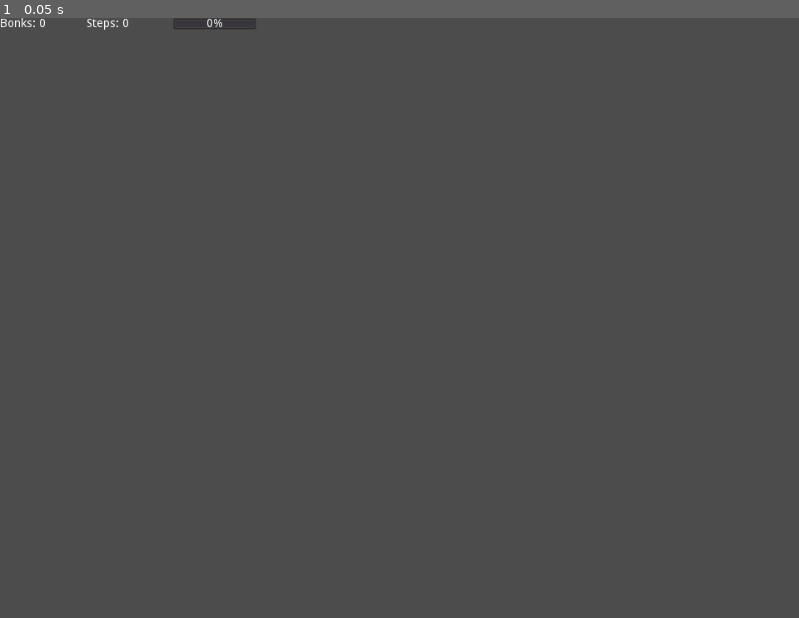
Above: before the commit, frame 1.
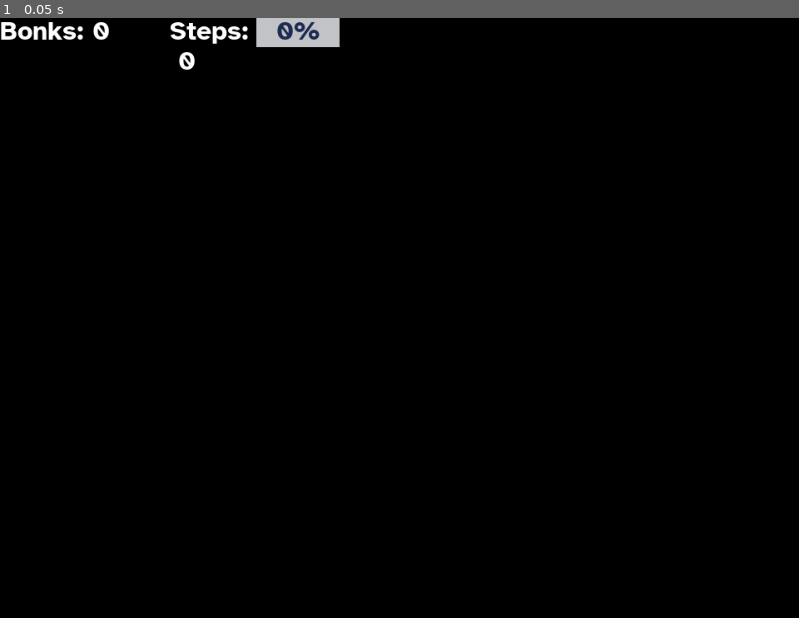
Above: after the commit, the same moment.

Repository: DevinPentecost/gmtkjam-2021
Game: Godot game, scene res://objects/game/GUI.tscn
Two runs of this game, one before a commit and one after it. Both use one fixed random seed, a clock stepped at 60 frames per second and the inputs below. This scene is started directly instead of the project's main scene.
Inputs:
- Up to frame 1 (0.05 s): no input

The runs differ from the first frame. In frame 1, 100% of the frame differs, in the area x 0-100%, y 0-100%.

Commit message:
starter sprites

Diff:
--- a/project/objects/game/GUI.gd
+++ b/project/objects/game/GUI.gd
@@ -12,4 +12,5 @@
 	var minutes = int(time / 60)
 	var seconds = int(time / 1)
 	var milliseconds = int(time*1000) % 1000
-	_time.text = str(minutes) + ':' + str(seconds) + ':' + str(milliseconds)
+	var timetext = "%02d:%02d" % [minutes, seconds]
+	_time.text = timetext + '.' + str(milliseconds).left(2)
--- a/project/objects/game/GUI.tscn
+++ b/project/objects/game/GUI.tscn
@@ -1,6 +1,13 @@
-[gd_scene load_steps=2 format=2]
+[gd_scene load_steps=5 format=2]
 
 [ext_resource path="res://objects/game/GUI.gd" type="Script" id=1]
+[ext_resource path="res://objects/game/gamefont.tres" type="DynamicFont" id=2]
+
+[sub_resource type="StyleBoxFlat" id=1]
+bg_color = Color( 1, 0.92549, 0.152941, 1 )
+
+[sub_resource type="StyleBoxFlat" id=2]
+bg_color = Color( 0.760784, 0.764706, 0.780392, 1 )
 
 [node name="GUI" type="CanvasLayer"]
 script = ExtResource( 1 )
@@ -12,28 +19,35 @@
 }
 
 [node name="BonkCounter" type="RichTextLabel" parent="HBoxContainer"]
-margin_right = 100.0
+margin_right = 200.0
 margin_bottom = 100.0
-rect_min_size = Vector2( 100, 100 )
+rect_min_size = Vector2( 200, 100 )
+custom_fonts/normal_font = ExtResource( 2 )
 text = "Bonks: 0"
 fit_content_height = true
 
 [node name="StepCounter" type="RichTextLabel" parent="HBoxContainer"]
-margin_left = 104.0
-margin_right = 204.0
+margin_left = 204.0
+margin_right = 304.0
 margin_bottom = 100.0
 rect_min_size = Vector2( 100, 100 )
+custom_fonts/normal_font = ExtResource( 2 )
 text = "Steps: 0"
 fit_content_height = true
 
 [node name="Progress" type="ProgressBar" parent="HBoxContainer"]
-margin_left = 208.0
-margin_right = 308.0
-margin_bottom = 14.0
+margin_left = 308.0
+margin_right = 408.0
+margin_bottom = 35.0
 rect_min_size = Vector2( 100, 0 )
+custom_styles/fg = SubResource( 1 )
+custom_styles/bg = SubResource( 2 )
+custom_fonts/font = ExtResource( 2 )
+custom_colors/font_color = Color( 0.113725, 0.168627, 0.32549, 1 )
 
 [node name="Time" type="RichTextLabel" parent="HBoxContainer"]
-margin_left = 312.0
-margin_right = 512.0
+margin_left = 412.0
+margin_right = 612.0
 margin_bottom = 100.0
 rect_min_size = Vector2( 200, 0 )
+custom_fonts/normal_font = ExtResource( 2 )
--- a/project/objects/game/Game.tscn
+++ b/project/objects/game/Game.tscn
@@ -6,13 +6,15 @@
 [ext_resource path="res://objects/game/WalkerCam.tscn" type="PackedScene" id=4]
 [ext_resource path="res://objects/game/GUI.tscn" type="PackedScene" id=5]
 [ext_resource path="res://objects/game/Game.gd" type="Script" id=6]
+[ext_resource path="res://objects/game/bgboard.png" type="Texture" id=7]
 
 [node name="Game" type="Node2D"]
 script = ExtResource( 6 )
 
 [node name="WalkerCam" parent="." instance=ExtResource( 4 )]
-position = Vector2( -431.773, -215.887 )
+position = Vector2( 81.227, 27.113 )
 current = true
+zoom = Vector2( 0.2, 0.2 )
 
 [node name="Walker" parent="." instance=ExtResource( 1 )]
 position = Vector2( 35.483, 24.0897 )
@@ -31,6 +33,12 @@
 
 [node name="GUI" parent="." instance=ExtResource( 5 )]
 
+[node name="background" type="Sprite" parent="."]
+position = Vector2( 115.88, 55.5591 )
+scale = Vector2( 0.4, 0.4 )
+z_index = -1
+texture = ExtResource( 7 )
+
 [connection signal="hit_goal" from="Walker" to="." method="_on_Walker_hit_goal"]
 [connection signal="hit_wall" from="Walker" to="." method="_on_Walker_hit_wall"]
 [connection signal="step" from="Walker" to="." method="_on_Walker_step"]
--- a/project/objects/game/WalkerCam.gd
+++ b/project/objects/game/WalkerCam.gd
@@ -2,8 +2,9 @@
 
 export(float) var speed = 0.1
 onready var target: Walker = get_tree().get_nodes_in_group("walker")[0]
-
+var target_zoom = Vector2(0.5,0.5)
 
 func _process(delta):
-
+	if target.find_node("AnimatedSprite").get_animation() != "sleep": # don't know how to do this, zoom out on first input
+		zoom = lerp(zoom, target_zoom, speed/10)
 	global_position = lerp(global_position, target.center_position.global_position, speed)
--- /dev/null
+++ b/project/objects/game/gamefont.tres
@@ -0,0 +1,7 @@
+[gd_resource type="DynamicFont" load_steps=2 format=2]
+
+[ext_resource path="res://objects/game/Atkinson-Hyperlegible-Bold-102.otf" type="DynamicFontData" id=1]
+
+[resource]
+size = 32
+font_data = ExtResource( 1 )
--- a/project/objects/player/Anchor.tscn
+++ b/project/objects/player/Anchor.tscn
@@ -1,15 +1,105 @@
-[gd_scene load_steps=6 format=2]
+[gd_scene load_steps=19 format=2]
 
 [ext_resource path="res://objects/player/AnchorShape2d.tres" type="Shape2D" id=1]
-[ext_resource path="res://icon.png" type="Texture" id=2]
+[ext_resource path="res://objects/player/charsheet.png" type="Texture" id=2]
 [ext_resource path="res://objects/player/Anchor.gd" type="Script" id=3]
 [ext_resource path="res://objects/player/indicator.png" type="Texture" id=4]
 
-[sub_resource type="SpriteFrames" id=1]
+[sub_resource type="AtlasTexture" id=1]
+flags = 4
+atlas = ExtResource( 2 )
+region = Rect2( 266, 532, 266, 266 )
+
+[sub_resource type="AtlasTexture" id=2]
+flags = 4
+atlas = ExtResource( 2 )
+region = Rect2( 532, 266, 266, 266 )
+
+[sub_resource type="AtlasTexture" id=3]
+flags = 4
+atlas = ExtResource( 2 )
+region = Rect2( 0, 532, 266, 266 )
+
+[sub_resource type="AtlasTexture" id=4]
+flags = 4
+atlas = ExtResource( 2 )
+region = Rect2( 266, 532, 266, 266 )
+
+[sub_resource type="AtlasTexture" id=5]
+flags = 4
+atlas = ExtResource( 2 )
+region = Rect2( 532, 266, 266, 266 )
+
+[sub_resource type="AtlasTexture" id=6]
+flags = 4
+atlas = ExtResource( 2 )
+region = Rect2( 266, 532, 266, 266 )
+
+[sub_resource type="AtlasTexture" id=7]
+flags = 4
+atlas = ExtResource( 2 )
+region = Rect2( 266, 266, 266, 266 )
+
+[sub_resource type="AtlasTexture" id=8]
+flags = 4
+atlas = ExtResource( 2 )
+region = Rect2( 0, 0, 266, 266 )
+
+[sub_resource type="AtlasTexture" id=9]
+flags = 4
+atlas = ExtResource( 2 )
+region = Rect2( 266, 0, 266, 266 )
+
+[sub_resource type="AtlasTexture" id=10]
+flags = 4
+atlas = ExtResource( 2 )
+region = Rect2( 532, 0, 266, 266 )
+
+[sub_resource type="AtlasTexture" id=11]
+flags = 4
+atlas = ExtResource( 2 )
+region = Rect2( 0, 266, 266, 266 )
+
+[sub_resource type="AtlasTexture" id=12]
+flags = 4
+atlas = ExtResource( 2 )
+region = Rect2( 266, 532, 266, 266 )
+
+[sub_resource type="AtlasTexture" id=13]
+flags = 4
+atlas = ExtResource( 2 )
+region = Rect2( 532, 532, 266, 266 )
+
+[sub_resource type="SpriteFrames" id=14]
 animations = [ {
-"frames": [ ExtResource( 2 ) ],
+"frames": [ SubResource( 1 ) ],
 "loop": true,
 "name": "default",
+"speed": 5.0
+}, {
+"frames": [ SubResource( 2 ), SubResource( 3 ), SubResource( 4 ) ],
+"loop": false,
+"name": "wake",
+"speed": 5.0
+}, {
+"frames": [ SubResource( 5 ) ],
+"loop": true,
+"name": "sleep",
+"speed": 5.0
+}, {
+"frames": [ SubResource( 6 ), SubResource( 7 ) ],
+"loop": false,
+"name": "inactive",
+"speed": 5.0
+}, {
+"frames": [ SubResource( 8 ), SubResource( 9 ), SubResource( 10 ), SubResource( 11 ) ],
+"loop": true,
+"name": "walk",
+"speed": 8.0
+}, {
+"frames": [ SubResource( 12 ), SubResource( 13 ), SubResource( 12 ) ],
+"loop": true,
+"name": "activate",
 "speed": 5.0
 } ]
 
@@ -17,13 +107,16 @@
 "anchor",
 ]]
 script = ExtResource( 3 )
+highlight_color = Color( 1, 1, 1, 1 )
+dull_color = Color( 0.94902, 0.94902, 0.94902, 1 )
 
 [node name="CollisionShape2D" type="CollisionShape2D" parent="."]
 shape = ExtResource( 1 )
 
 [node name="AnimatedSprite" type="AnimatedSprite" parent="."]
-scale = Vector2( 0.35, 0.35 )
-frames = SubResource( 1 )
+scale = Vector2( 0.2, 0.2 )
+frames = SubResource( 14 )
+animation = "wake"
 
 [node name="Indicator" type="Sprite" parent="."]
 visible = false
--- a/project/objects/player/Walker.gd
+++ b/project/objects/player/Walker.gd
@@ -16,6 +16,7 @@
 var rotate_direction = RotateDirection.CLOCKWISE
 var rotate_speed = PI / 2  # Rotate PI radians every X second(s)
 var pause = false
+var firststep = true
 
 onready var left_anchor = $Anchor_Left
 onready var right_anchor = $Anchor_Right
@@ -37,7 +38,14 @@
 	anchor_angle += rotate_direction * rotate_speed * delta
 	var anchor_position = current_anchor.global_position
 	var offset = Vector2.DOWN.rotated(anchor_angle) * anchor_distance
-	other_anchor.global_position = anchor_position + offset
+	var other_position = anchor_position + offset
+	other_anchor.global_position = other_position
+
+	# set sprite direction
+	if not other_anchor.find_node("AnimatedSprite").flip_h and offset.y > 0: # need to add logic flip when counter clockwise
+		other_anchor.find_node("AnimatedSprite").flip_h = true
+	elif other_anchor.find_node("AnimatedSprite").flip_h and offset.y < 0:
+		other_anchor.find_node("AnimatedSprite").flip_h = false
 
 func _update_center():
 	center_position.global_position = left_anchor.global_position + (right_anchor.global_position - left_anchor.global_position)/2
@@ -59,6 +67,15 @@
 		current_anchor = right_anchor
 		other_anchor = left_anchor
 	current_anchor.highlighted = true
+
+	# update sprite animations on switch
+	if firststep:
+		firststep = false
+		current_anchor.find_node("AnimatedSprite").play("wake") # think have to add animationPlayer to queue up walk animation after
+		other_anchor.find_node("AnimatedSprite").play("wake")
+	else:
+		current_anchor.find_node("AnimatedSprite").play("inactive")
+		other_anchor.find_node("AnimatedSprite").play("walk")
 
 	anchor_angle = other_anchor.global_position.angle_to_point(current_anchor.global_position) - PI/2
 
@@ -96,6 +113,7 @@
 	pause = true
 	$AnimationPlayer.play("cheer")
 	yield($AnimationPlayer, "animation_finished")
+	other_anchor.find_node("AnimatedSprite").play("walk")
 	pause = false
 
 func _handle_bump(anchor: Anchor, with:Area2D):
@@ -104,6 +122,7 @@
 		play_cheer()
 		print("We won!")
 		emit_signal("hit_goal")
+		other_anchor.find_node("AnimatedSprite").play("activate")
 		return
 
 	if with.is_in_group("wall"):
--- a/project/project.godot
+++ b/project/project.godot
@@ -54,4 +54,5 @@
 quality/driver/driver_name="GLES2"
 vram_compression/import_etc=true
 vram_compression/import_etc2=false
+environment/default_clear_color=Color( 0, 0, 0, 1 )
 environment/default_environment="res://default_env.tres"
Binary file added: project/objects/game/Atkinson-Hyperlegible-Bold-102.otf
Not shown: 1 places in project/objects/game/Game.tscn that only renumber resources
Binary file added: project/objects/game/bgboard.png
Not shown, added: project/objects/game/bgboard.png.import
Binary file added: project/objects/player/charsheet.png
Not shown, added: project/objects/player/charsheet.png.import
